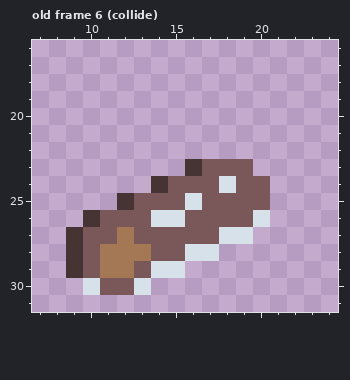
Pixel-art file -- Assets/Sprites/Ground/Wood/Grey Alder Wood.aseprite. That is the earlier state.
32x32 pixels, 6 frames. Shown: old frame 6 (collide): x 7..24, y 16..31. The commit also changed other frames, which this record leaves out.
Once edited:
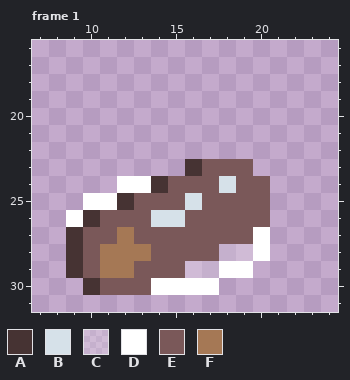
Palette (. is transparent): A #463333  B #d6e1e9  C #ffffff33  D #ffffff  E #7a5859  F #a57855
A new or re-ordered frame is compared with the old frame closest to it.
Change:
layer "Highlight" now shown
frames re-ordered
--- frame 1 against old frame 6 (collide), layers "Snow", "Highlight"
@@ x 7..24 @@
 23 .........AEEE.....
-24 .......AEEEBEE....
-25 .....AEEEBEEEE....
-26 ...AEEEBBEEEEB....
-27 ..AEEFEEEEEBB.....
-28 ..AEFFFEEBB.......
-29 ..AEFFEBB.........
-30 ...BEEB...........
+24 .....DDAEEEBEE....
+25 ...DDAEEEBEEEE....
+26 ..DAEEEBBEEEEE....
+27 ..AEEFEEEEEEED....
+28 ..AEFFFEEEECCD....
+29 ..AEFFEEECCDD.....
+30 ...AEEEDDDD.......
 31 ..................
Boxes around the changes in both pictures, in picture pixels (x1, y1, x2, y2):
changed: (66, 176, 270, 295)
